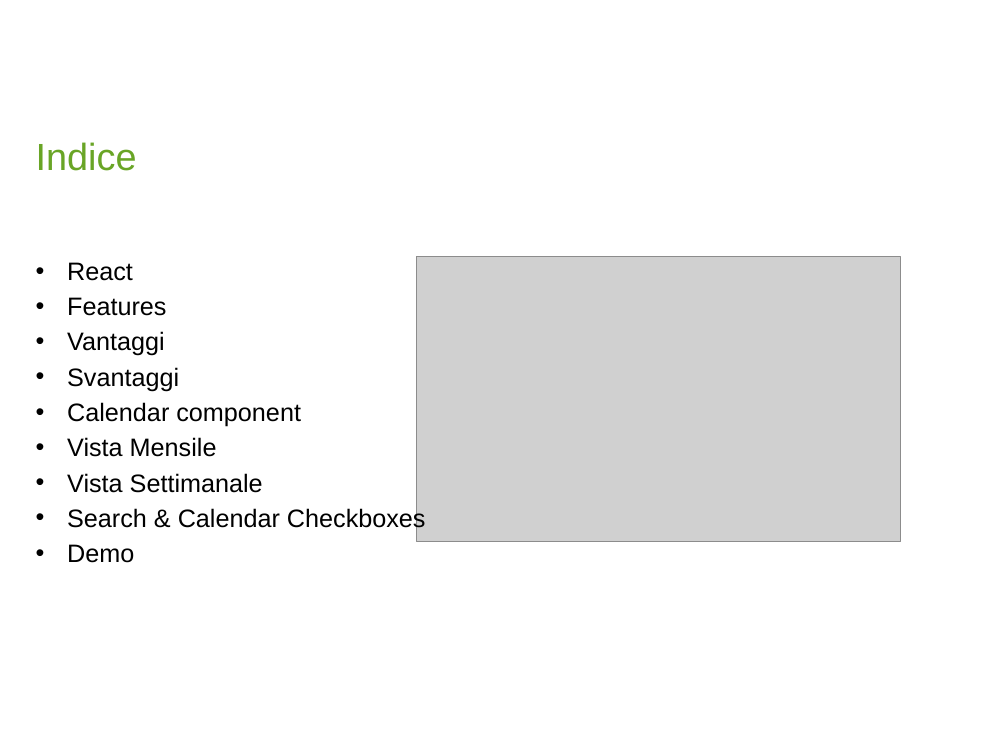
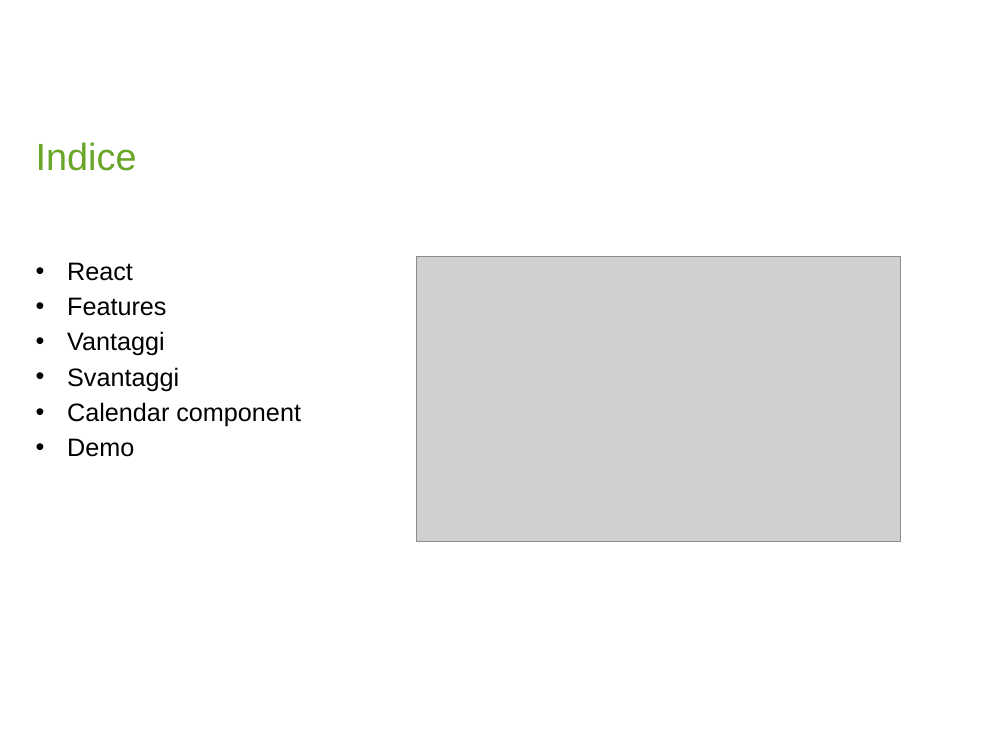
Before and after one commit to AndreaBForce/ReactCalendarComponent, a slide deck: slide 2 of Gr01_React_MorandaRiccardi.pptx. Drawn at 1008x756 pixels with LibreOffice and Linux fonts; fonts in the diff are those of the drawing; grey boxes stand for pictures; background and template pictures are left out. Boxes give left, top, right and bottom in pixels: in the first picture for what was removed or moved away, otherwise in the second. Text is boxed around its words. In the diff, an @@ line names an element or a change of style, - is before the commit and + after.

```diff
--- a/Gr01_React_MorandaRiccardi.pptx
+++ b/Gr01_React_MorandaRiccardi.pptx
@@ text at (67, 437, 426, 533): paragraphs removed @@
-• Vista Mensile
-• Vista Settimanale
-• Search & Calendar Checkboxes
```
Also in this commit, not shown: 2 other slides changed.
